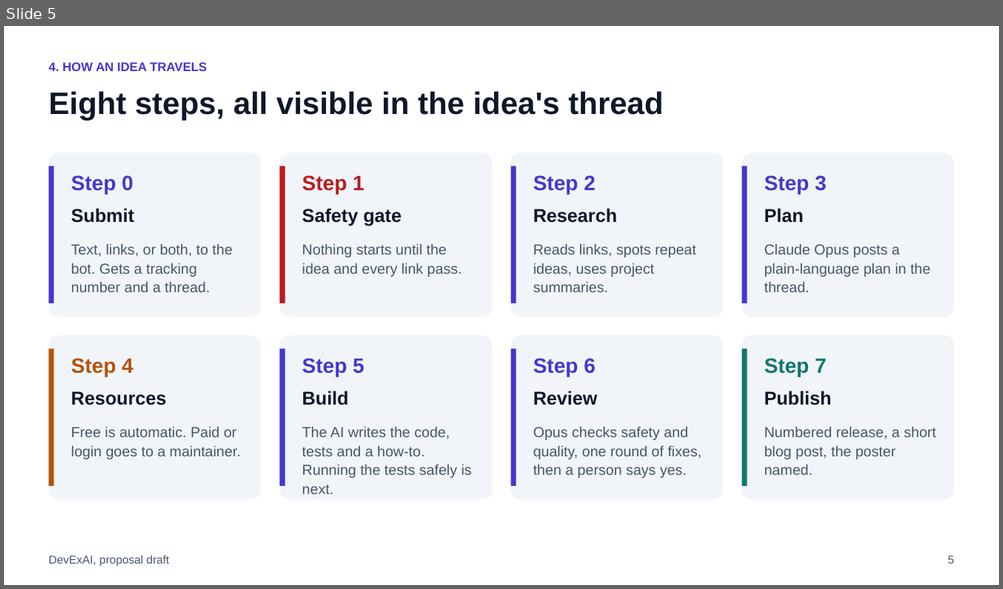
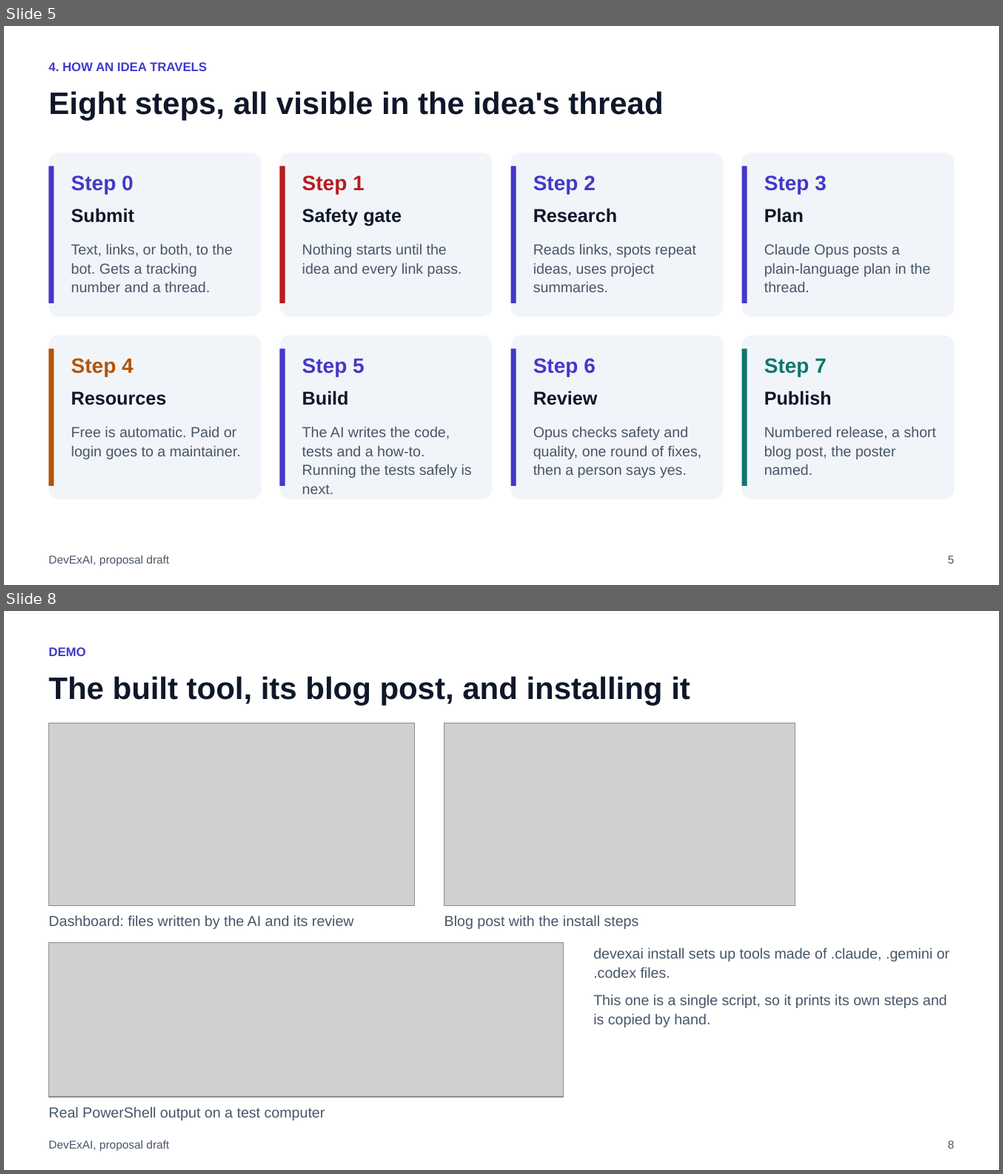
Before and after one commit to raghavsatyadev/DevExAI, a slide deck: DevExAI.pptx. Shown one above the other, each under a label of ours: slide 5 before the commit, slides 5 and 8 after it; the slides between them are not shown. The pictures are 1003x589 and 1003x1174 pixels, drawn with LibreOffice and Linux fonts; fonts in the diff are those of the drawing; grey boxes stand for pictures. Boxes give left, top, right and bottom in pixels: in the first picture for what was removed or moved away, otherwise in the second. Text is boxed around its words. In the diff, an @@ line names an element or a change of style, - is before the commit and + after.

```diff
--- a/DevExAI.pptx
+++ b/DevExAI.pptx
@@ slide 8 added at bbox=[4, 611, 999, 1170], background #FFFFFF @@
@@ text added at bbox=[48, 647, 85, 656], 12 pt, text #4338CA, bold @@
+DEMO
@@ text added at bbox=[48, 676, 690, 706], 30 pt, text #0F172A, bold @@
+The built tool, its blog post, and installing it
@@ picture added at bbox=[48, 723, 415, 906] @@
@@ picture added at bbox=[444, 723, 795, 906] @@
@@ text added at bbox=[48, 915, 354, 929], 14 pt, text #475569 @@
+Dashboard: files written by the AI and its review
@@ text added at bbox=[444, 915, 639, 929], 14 pt, text #475569 @@
+Blog post with the install steps
@@ picture added at bbox=[48, 943, 563, 1097] @@
@@ text added at bbox=[593, 948, 949, 1028], 14 pt, text #475569 @@
+devexai install sets up tools made of .claude, .gemini or .codex files.
+This one is a single script, so it prints its own steps and is copied by hand.
@@ text added at bbox=[48, 1107, 325, 1121], 14 pt, text #475569 @@
+Real PowerShell output on a test computer
@@ text added at bbox=[48, 1141, 169, 1151], 11 pt, text #475569 @@
+DevExAI, proposal draft
@@ text added at bbox=[948, 1141, 954, 1149], 11 pt, text #475569 @@
+8
```
Also in this commit, not shown: 13 slides changed, 2 other slides added, 13 other files.
